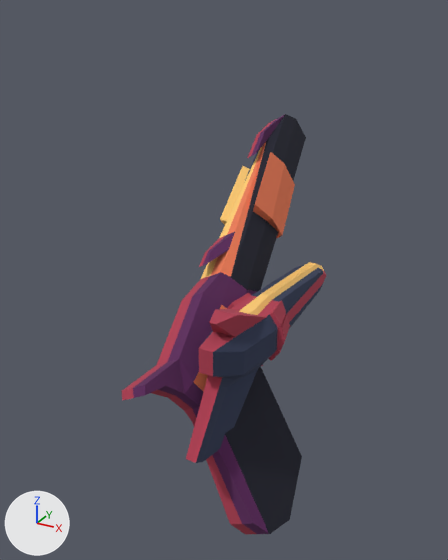
An edit to the glTF model assets/models/pistol.gltf, drawn before and after from the same camera.
Rendered twice from a 50 mm lens placed at (0.91, -2.04, 2.0), pointed at (-0.24, 0.06, 0.96). Lighting does not change. The marker at lower left points along +X, +Y and +Z. The picture after the commit comes second.

In view in the first picture: 'beveled_cuboid', 'beveled_cuboid.001'.
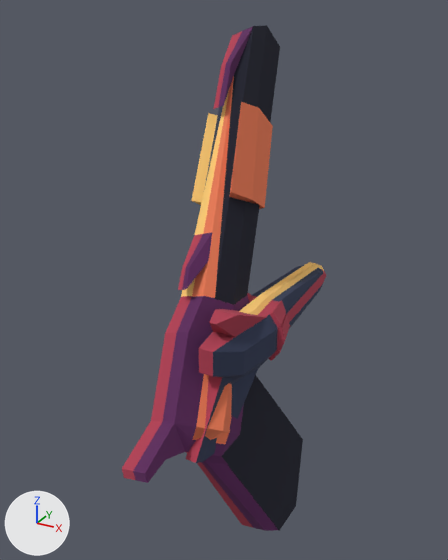
ob_root is not drawn itself; it is the parent of ob_beveled_cuboid_001.

Edits to the bpy script that builds the scene:
```text
Change ob_root:
    ob_root.rotation_euler: (0.427, -0.517, -0.0562) -> (0.873, -0.341, -0.159)  # degrees (24, -30, -3.2) -> degrees (50, -20, -9.1)
```

What differs and where, as boxes (x1, y1, x2, y2) in the pictures (448 x 560 px):
'beveled_cuboid.001', turned
    before: (122, 114, 306, 534)
    after: (122, 25, 303, 531)
